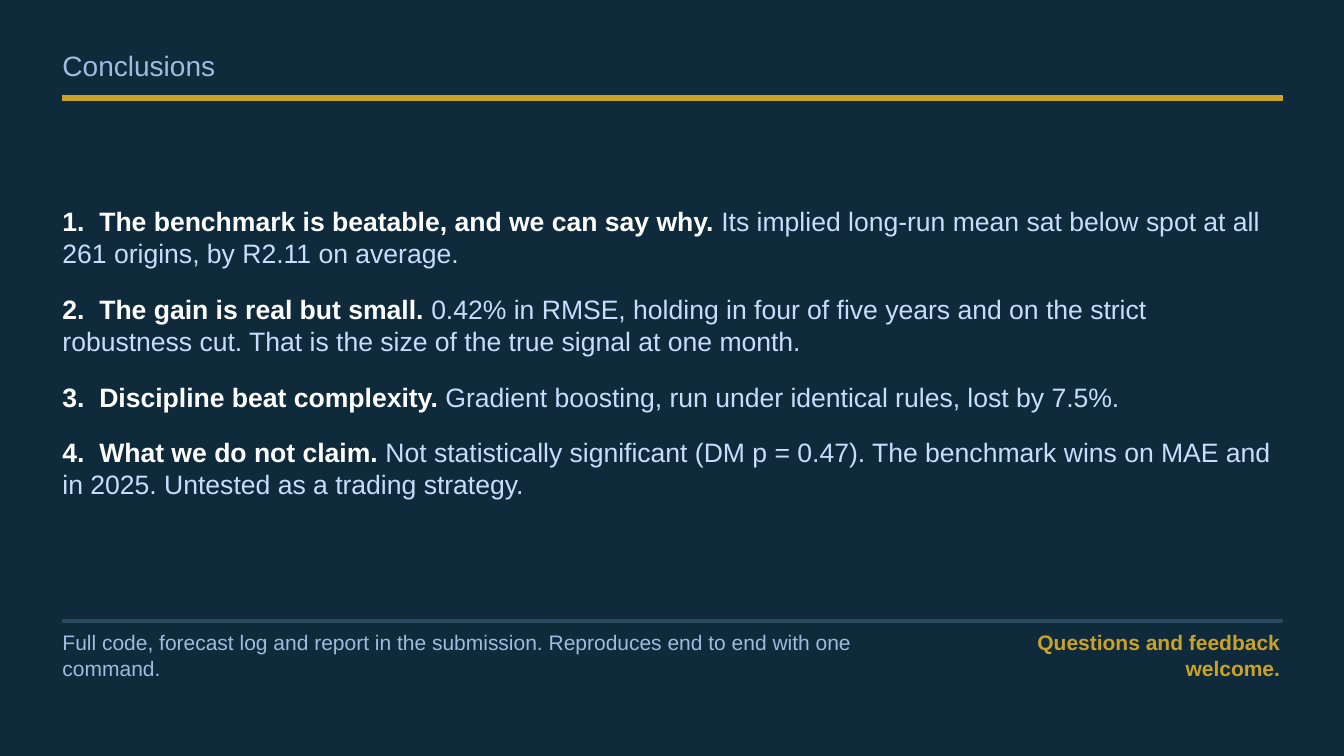
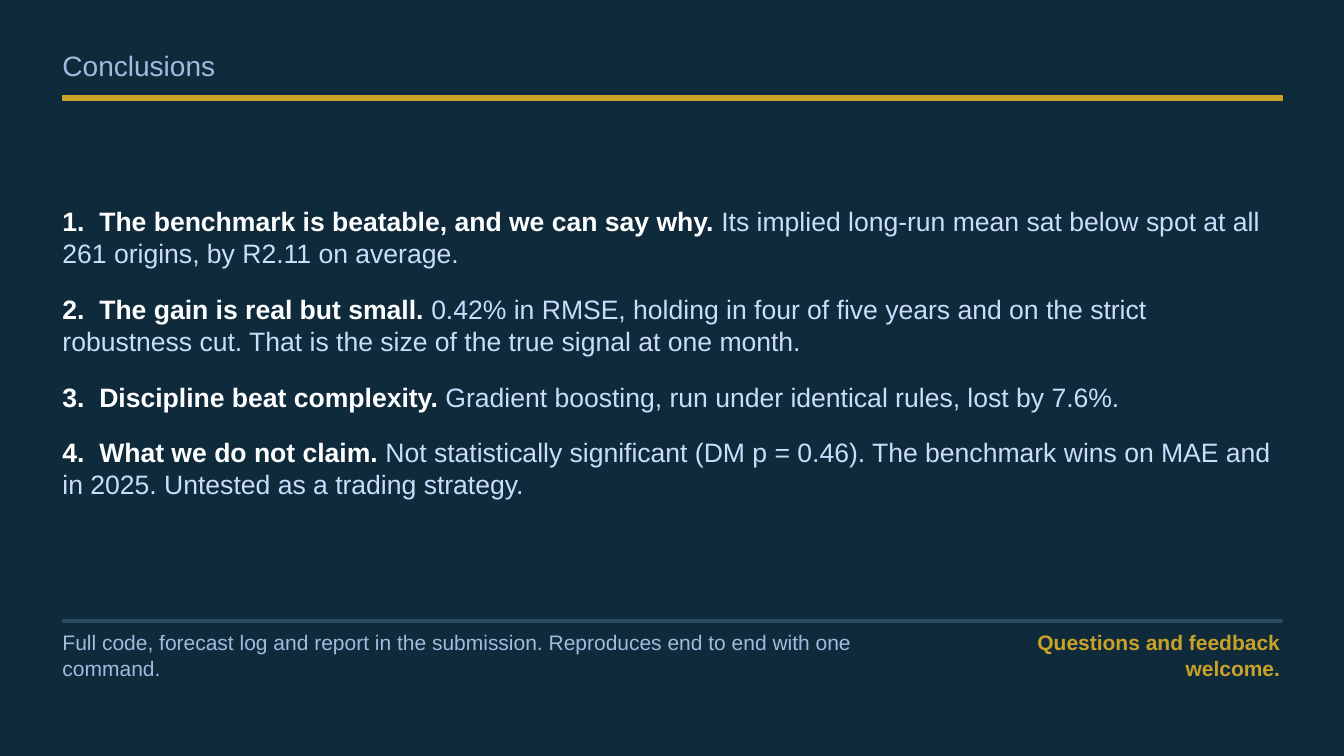
Before and after one commit to Aakashanil67/usdzar-forecasting, a slide deck: slide 6 of reports/presentation.pptx. Drawn at 1344x756 pixels with LibreOffice and Linux fonts; fonts in the diff are those of the drawing. Boxes give left, top, right and bottom in pixels: in the first picture for what was removed or moved away, otherwise in the second. Text is boxed around its words. In the diff, an @@ line names an element or a change of style, - is before the commit and + after.

```diff
--- a/reports/presentation.pptx
+++ b/reports/presentation.pptx
@@ text at [62, 387, 1270, 500]: text changed @@
-3. Discipline beat complexity. Gradient boosting, run under identical rules, lost by 7.5%.
-4. What we do not claim. Not statistically significant (DM p = 0.47). The benchmark wins on MAE and in 2025. Untested as a trading strategy.
+3. Discipline beat complexity. Gradient boosting, run under identical rules, lost by 7.6%.
+4. What we do not claim. Not statistically significant (DM p = 0.46). The benchmark wins on MAE and in 2025. Untested as a trading strategy.
```
Also in this commit, not shown: 4 other slides changed, 38 other files.
